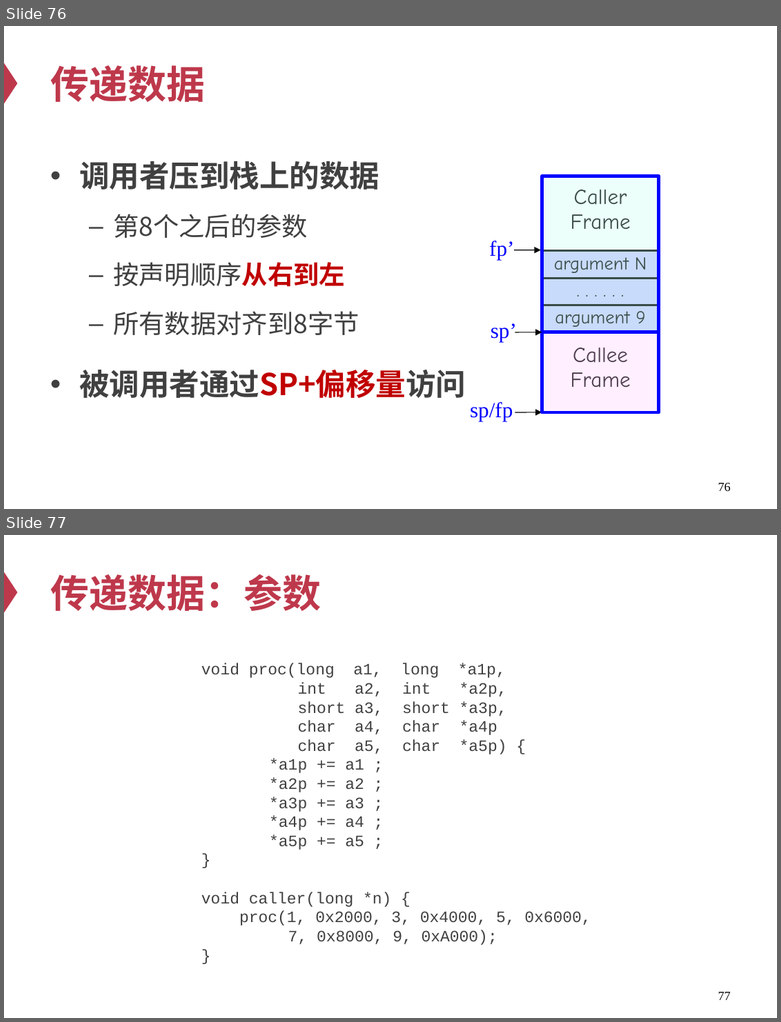
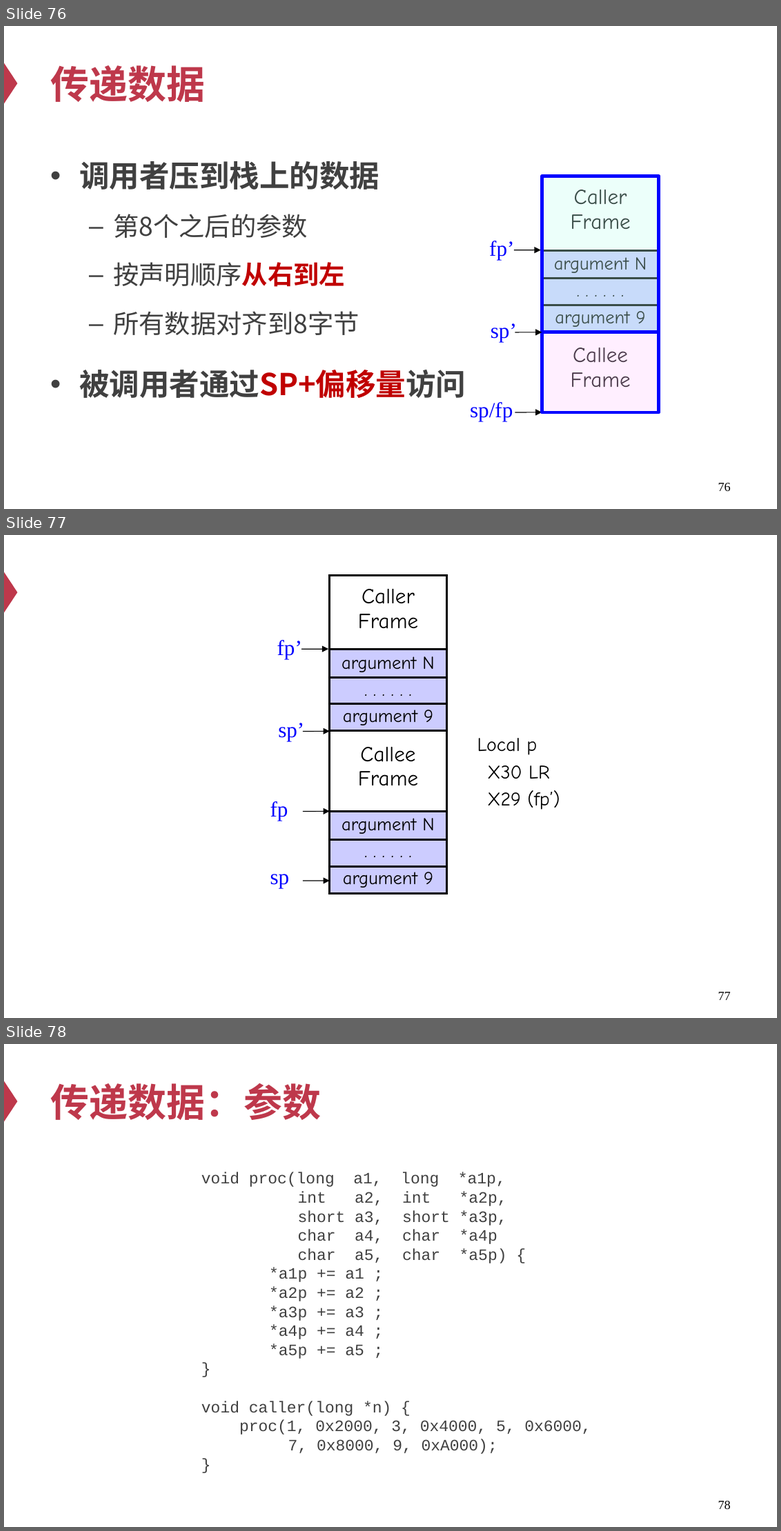
Before and after one commit to huskydoge/CS3601-OS-2023, a slide deck: lectures/OS-02 asm-arm.pptx. Shown one above the other, each under a label of ours: slides 76 and 77 before the commit, slides 76, 77 and 78 after it. The pictures are 781x1022 and 781x1531 pixels, drawn with LibreOffice and Linux fonts; fonts in the diff are those of the drawing. Boxes give left, top, right and bottom in pixels: in the first picture for what was removed or moved away, otherwise in the second. Text is boxed around its words. In the diff, an @@ line names an element or a change of style, - is before the commit and + after.

```diff
--- a/lectures/OS-02 asm-arm.pptx
+++ b/lectures/OS-02 asm-arm.pptx
@@ slide 77 added at <box>4,535,777,1018</box>, background #FFFFFF; not listed: 1 template element that a slide beside it also shows @@
@@ table added at <box>330,576,446,704</box>, 1 rows, 1 columns @@
+Caller Frame
@@ text added at <box>277,640,302,659</box>, 20 pt, text #0000FF @@
+fp’
@@ arrow added from (301, 650) to (328, 649), #000000 0.75 pt @@
@@ table added at <box>330,650,446,678</box>, 1 rows, 1 columns @@
+argument N
@@ table added at <box>330,676,446,705</box>, 1 rows, 1 columns @@
+. . . . . .
@@ table added at <box>330,703,446,731</box>, 1 rows, 1 columns @@
+argument 9
@@ text added at <box>278,723,304,741</box>, 20 pt, text #0000FF @@
+sp’
@@ arrow added from (303, 731) to (330, 731), #000000 0.75 pt @@
@@ table added at <box>330,730,446,811</box>, 1 rows, 1 columns @@
+Callee Frame
@@ text added at <box>477,738,537,755</box>, 18 pt, text #000000 @@
+Local p
@@ text added at <box>487,765,550,779</box>, 18 pt, text #000000 @@
+X30 LR
@@ text added at <box>270,801,288,821</box>, 20 pt, text #0000FF @@
+fp
@@ text added at <box>487,790,559,810</box>, 18 pt, text #000000 @@
+X29 (fp’)
@@ arrow added from (303, 812) to (330, 811), #000000 0.75 pt @@
@@ table added at <box>330,812,446,840</box>, 1 rows, 1 columns @@
+argument N
@@ table added at <box>330,838,446,866</box>, 1 rows, 1 columns @@
+. . . . . .
@@ table added at <box>330,865,446,894</box>, 1 rows, 1 columns @@
+argument 9
@@ text added at <box>270,874,290,888</box>, 20 pt, text #0000FF @@
+sp
@@ arrow added from (303, 881) to (330, 881), #000000 0.75 pt @@
@@ page number added at <box>718,992,731,1000</box>, 11.7 pt, text #000000 @@
+77
@@ what was slide 77 is now slide 78 @@
@@ page number at <box>718,1501,731,1509</box>: text changed @@
-77
+78
```
Also in this commit, not shown: 12 other files.
